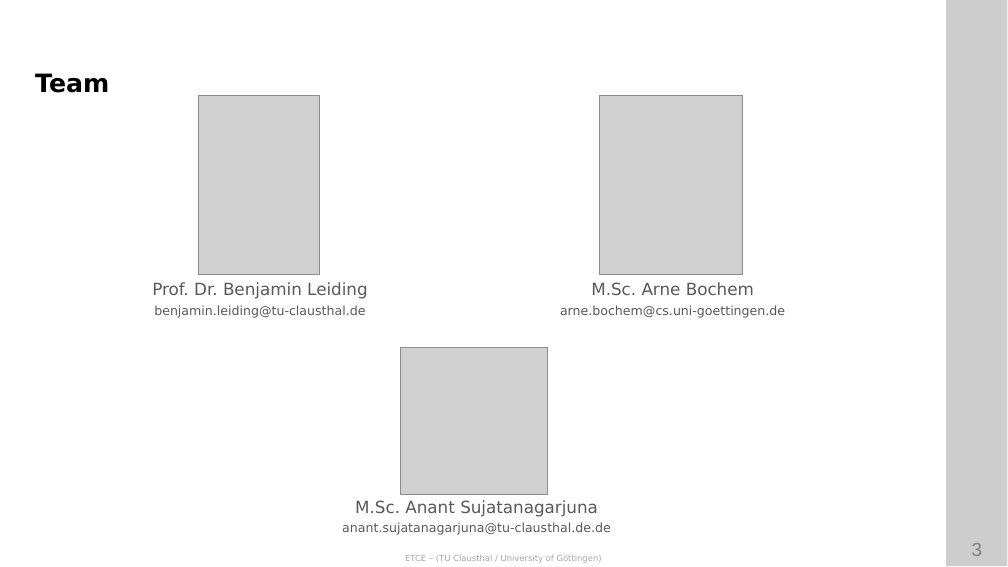
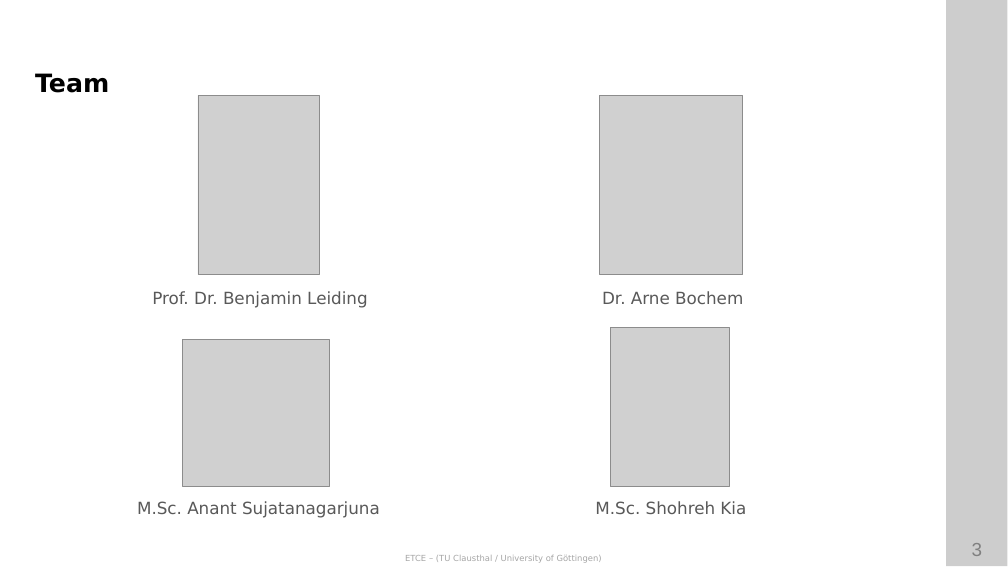
Before and after one commit to ETCE-LAB/teaching-material, a slide deck: slide 3 of Emerging-Technologies-for-the-Circular-Economy/ETCE-L00-Organization.pptx. Drawn at 1008x567 pixels with LibreOffice and Linux fonts; fonts in the diff are those of the drawing; grey boxes stand for pictures; background and template pictures are left out. Boxes give left, top, right and bottom in pixels: in the first picture for what was removed or moved away, otherwise in the second. Text is boxed around its words. In the diff, an @@ line names an element or a change of style, - is before the commit and + after.

```diff
--- a/Emerging-Technologies-for-the-Circular-Economy/ETCE-L00-Organization.pptx
+++ b/Emerging-Technologies-for-the-Circular-Economy/ETCE-L00-Organization.pptx
@@ text at [602,291,743,304]: text changed; size 12 to 16 pt @@
-M.Sc. Arne Bochem
-arne.bochem@cs.uni-goettingen.de
+Dr. Arne Bochem
@@ text at [154,305,365,318]: paragraph removed @@
-benjamin.leiding@tu-clausthal.de
@@ picture added at [610,327,729,486] @@
@@ picture: place and size @@
-picture at [401,348,548,495]
+picture at [182,340,330,486]
@@ text "M.Sc. Anant Sujatanagarjuna": place and size @@
-text "M.Sc. Anant Sujatanagarjuna" at [342,500,611,535]
+text "M.Sc. Anant Sujatanagarjuna" at [137,501,380,518]
@@ text added at [595,501,746,514], 16 pt, text #595959 @@
+M.Sc. Shohreh Kia
@@ text at [342,522,611,535]: paragraph removed @@
-anant.sujatanagarjuna@tu-clausthal.de.de
```
Also in this commit, not shown: 12 other slides changed, 1 slide removed, 3 other files.
